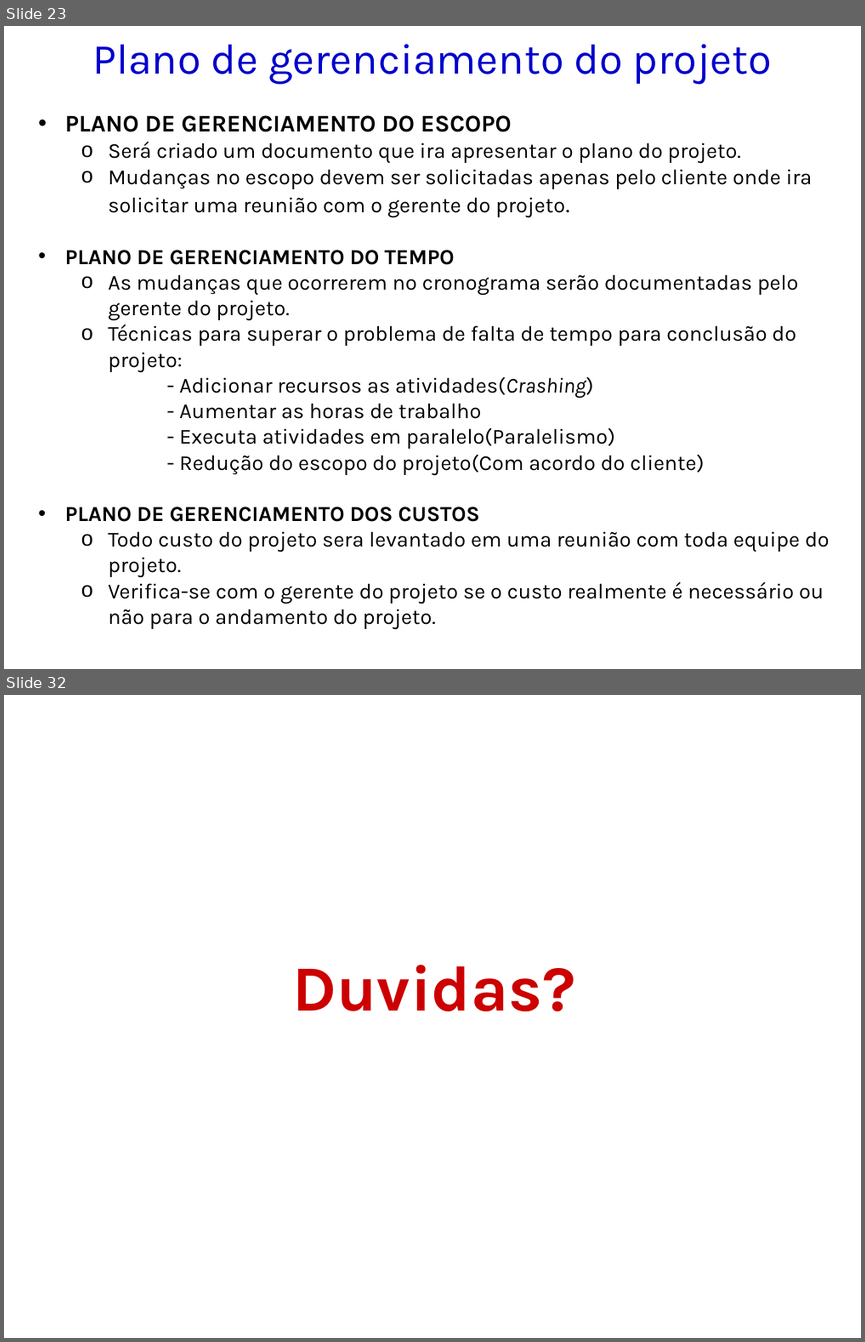
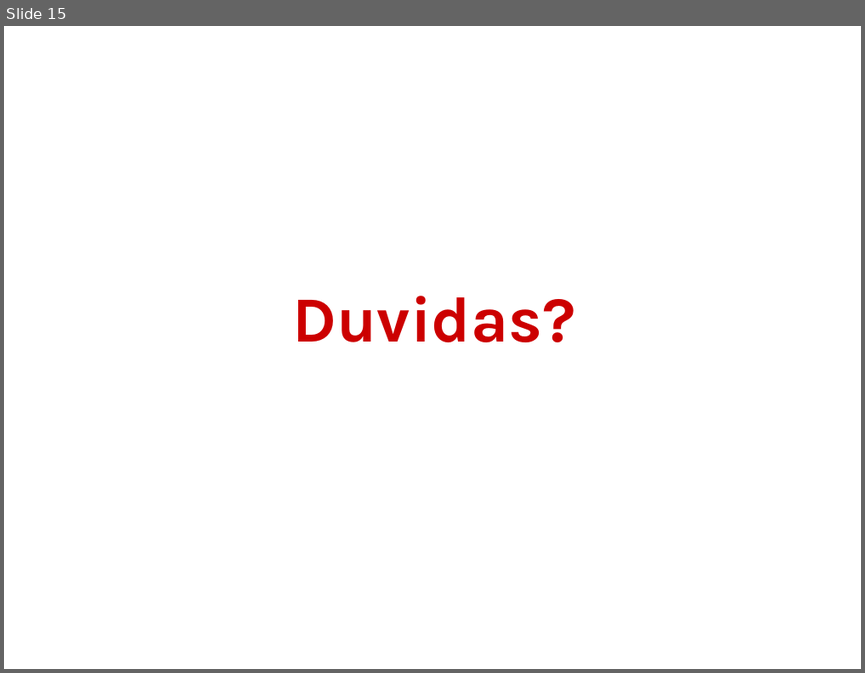
Before and after one commit to kokmz/TCCHUE, a slide deck: GPS_2014_Modelo de Apresentação_Entrega 2.pptx. Shown one above the other, each under a label of ours: slides 23 and 32 before the commit, slide 15 after it; the slides between them are not shown. The pictures are 865x1342 and 865x673 pixels, drawn with LibreOffice and Linux fonts; fonts in the diff are those of the drawing; background and template pictures are left out. Boxes give left, top, right and bottom in pixels: in the first picture for what was removed or moved away, otherwise in the second. Text is boxed around its words. In the diff, an @@ line names an element or a change of style, - is before the commit and + after.

```diff
--- a/GPS_2014_Modelo de Apresentação_Entrega 2.pptx
+++ b/GPS_2014_Modelo de Apresentação_Entrega 2.pptx
@@ slide 23 removed at (4,26,861,669), background picture (left out) @@
@@ title removed at (92,44,772,85) @@
-Plano de gerenciamento do projeto
@@ text removed at (65,115,829,629) @@
-  • PLANO DE GERENCIAMENTO DO ESCOPO
-    o Será criado um documento que ira apresentar o plano do projeto.
-    o Mudanças no escopo devem ser solicitadas apenas pelo cliente onde ira solicitar uma reunião com o gerente do projeto.
-  • PLANO DE GERENCIAMENTO DO TEMPO
-    o As mudanças que ocorrerem no cronograma serão documentadas pelo gerente do projeto.
-    o Técnicas para superar o problema de falta de tempo para conclusão do projeto:
-- Adicionar recursos as atividades(Crashing)
-- Aumentar as horas de trabalho
-- Executa atividades em paralelo(Paralelismo)
-- Redução do escopo do projeto(Com acordo do cliente)
-  • PLANO DE GERENCIAMENTO DOS CUSTOS
-    o Todo custo do projeto sera levantado em uma reunião com toda equipe do projeto.
-    o Verifica-se com o gerente do projeto se o custo realmente é necessário ou não para o andamento do projeto.
@@ what was slide 32 is now slide 15 @@
```
Also in this commit, not shown: 3 slides changed, 5 slides added, 21 other slides removed.
